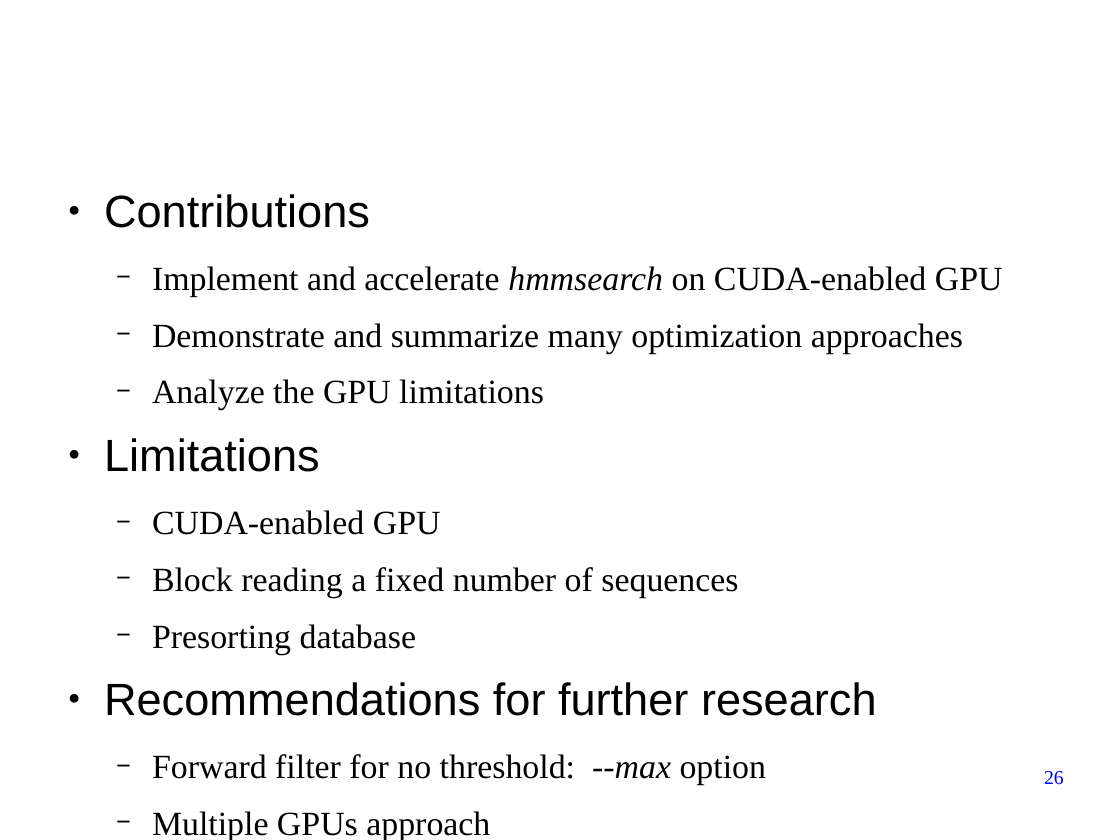
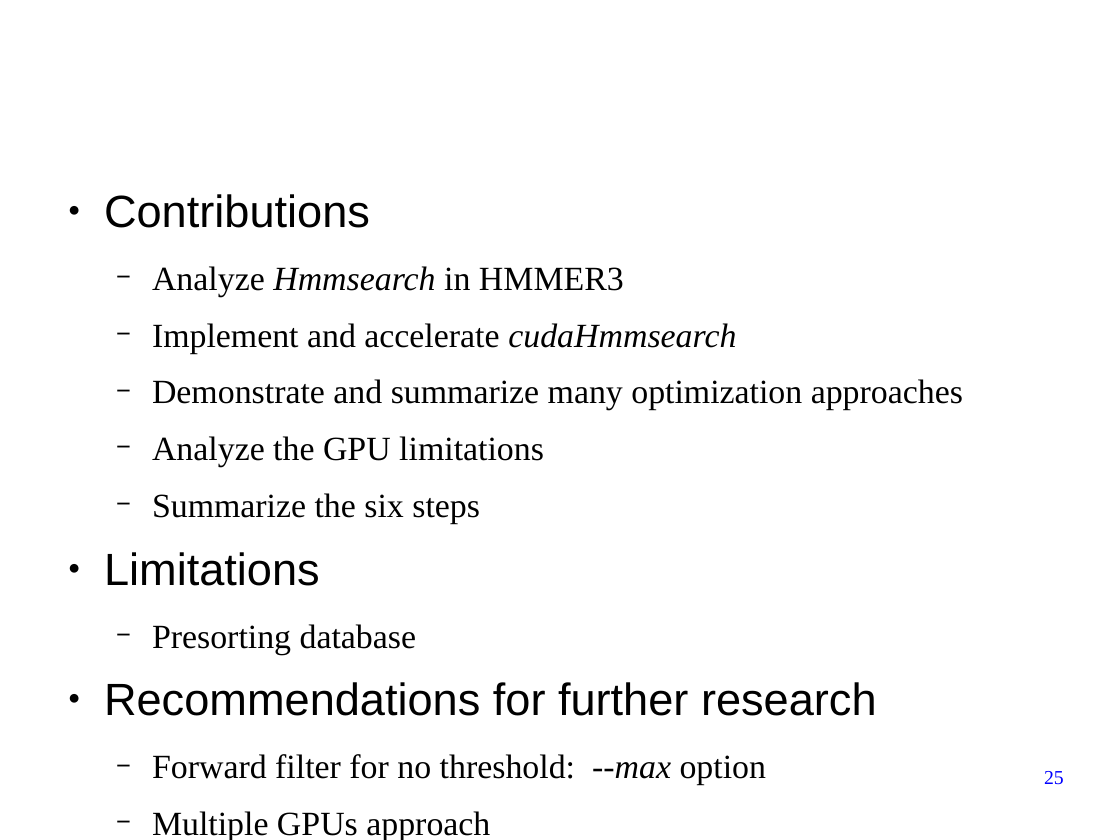
Before and after one commit to forestcheng/cudahmmsearch, a slide deck: slide 25 of thesis/thesisDefense.odp (slide 26 before the commit). Drawn at 1120x840 pixels with LibreOffice and Linux fonts; fonts in the diff are those of the drawing; background and template pictures are left out. Boxes give left, top, right and bottom in pixels: in the first picture for what was removed or moved away, otherwise in the second. Text is boxed around its words. In the diff, an @@ line names an element or a change of style, - is before the commit and + after.

```diff
--- a/thesis/thesisDefense.odp
+++ b/thesis/thesisDefense.odp
@@ text at box(152, 266, 736, 354): text changed @@
-  − Implement and accelerate hmmsearch on CUDA-enabled GPU
+  − Analyze Hmmsearch in HMMER3
+  − Implement and accelerate cudaHmmsearch
@@ text at box(152, 493, 480, 524): paragraph added @@
+  − Summarize the six steps
@@ text at box(152, 510, 738, 598): paragraphs removed @@
-  − CUDA-enabled GPU
-  − Block reading a fixed number of sequences
@@ page number at box(1044, 771, 1064, 785): text changed @@
-26
+25
```
Also in this commit, not shown: 3 other slides changed, 1 slide added.
